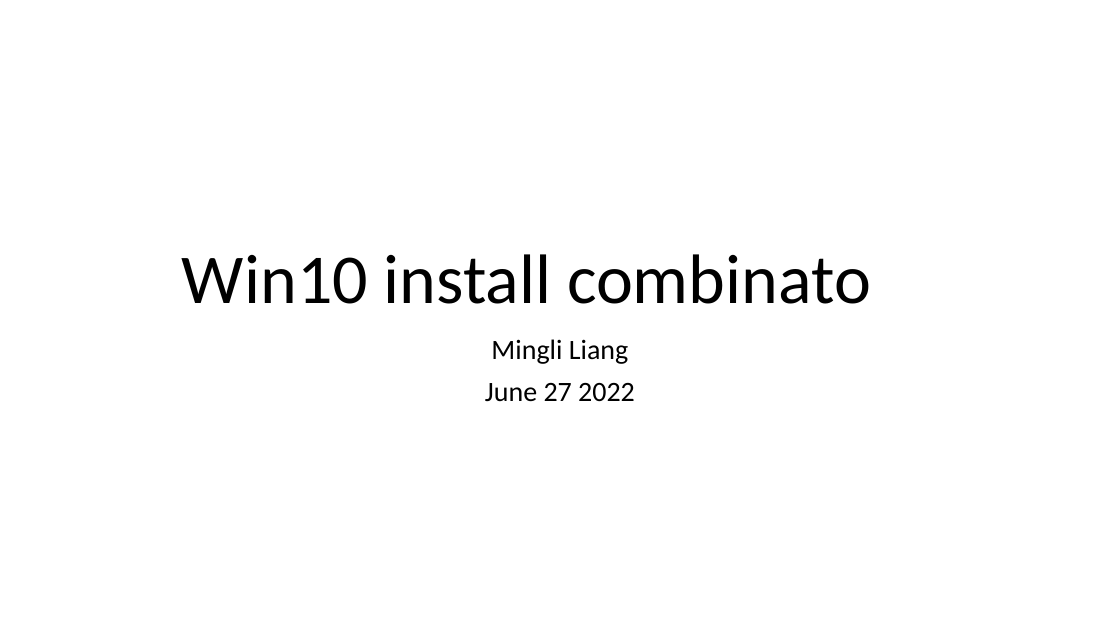
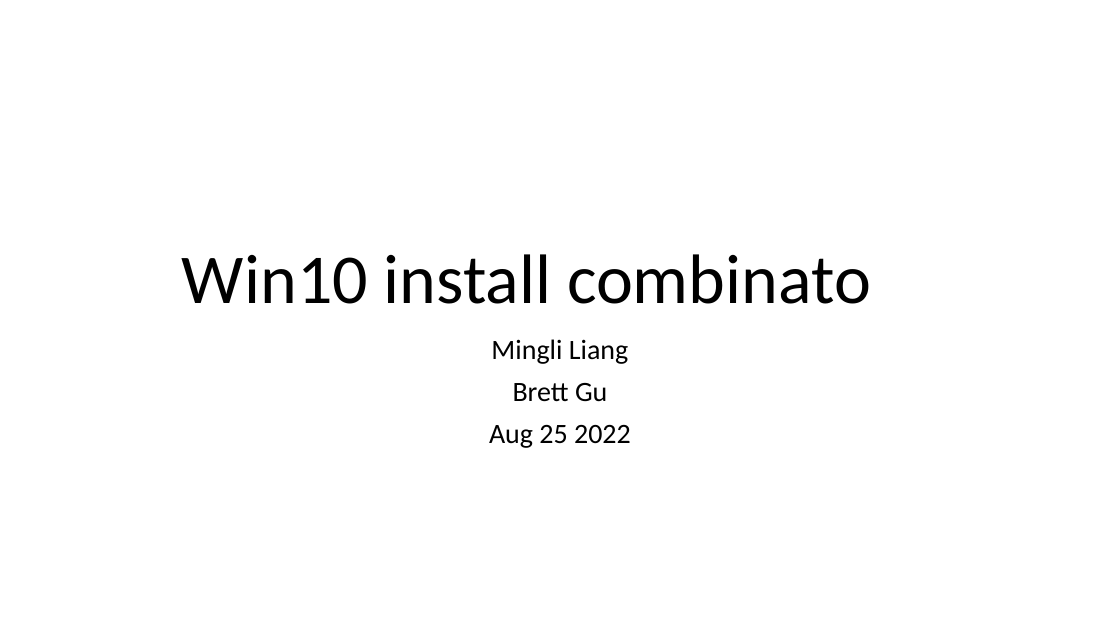
Before and after one commit to liangmingli/combinato-blackrock, a slide deck: slide 1 of Win10_install_combinato.pptx. Drawn at 1120x630 pixels with LibreOffice and Linux fonts; fonts in the diff are those of the drawing. Boxes give left, top, right and bottom in pixels: in the first picture for what was removed or moved away, otherwise in the second. Text is boxed around its words. In the diff, an @@ line names an element or a change of style, - is before the commit and + after.

```diff
--- a/Win10_install_combinato.pptx
+++ b/Win10_install_combinato.pptx
@@ subtitle at box(489, 383, 631, 448): text changed @@
-June 27 2022
+Brett Gu
+Aug 25 2022
```
Also in this commit, not shown: 4 other files.
